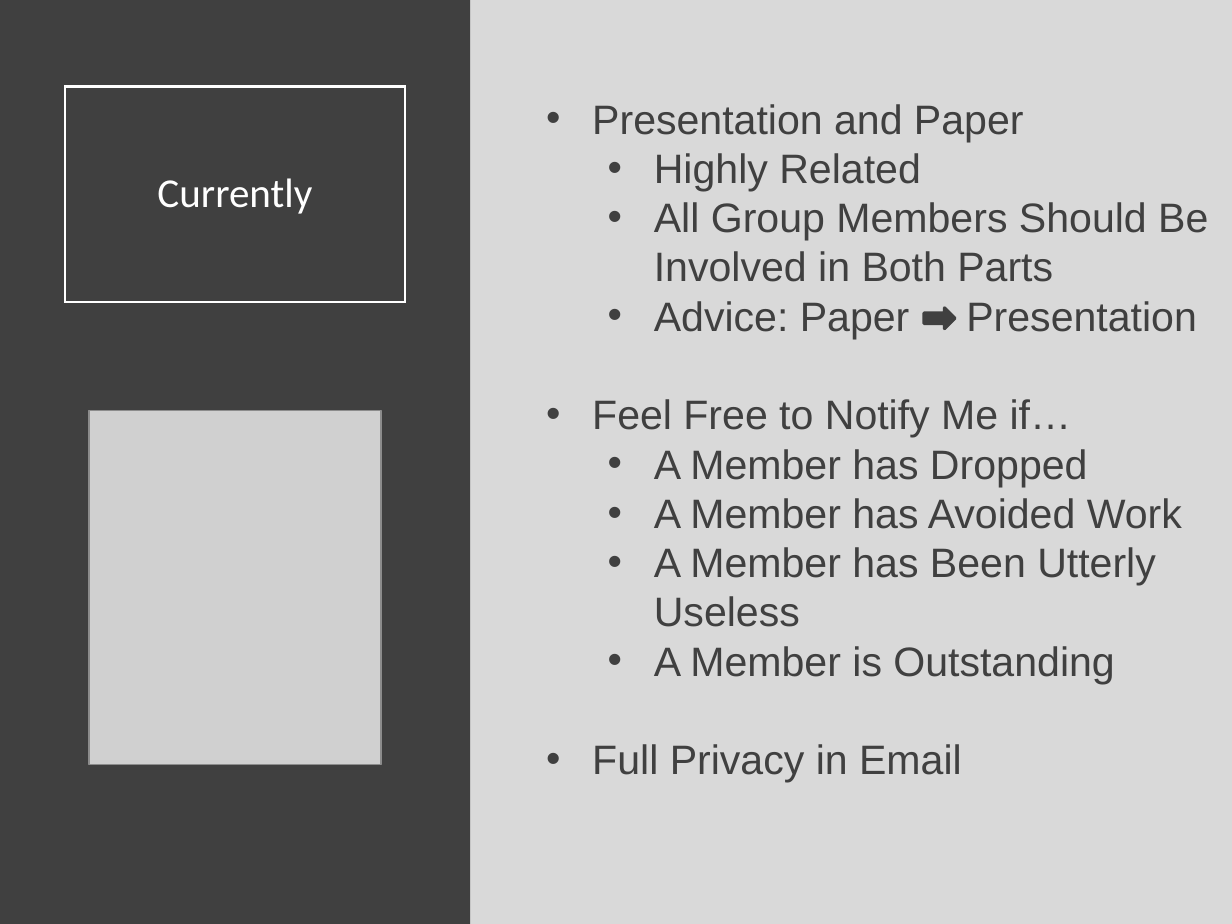
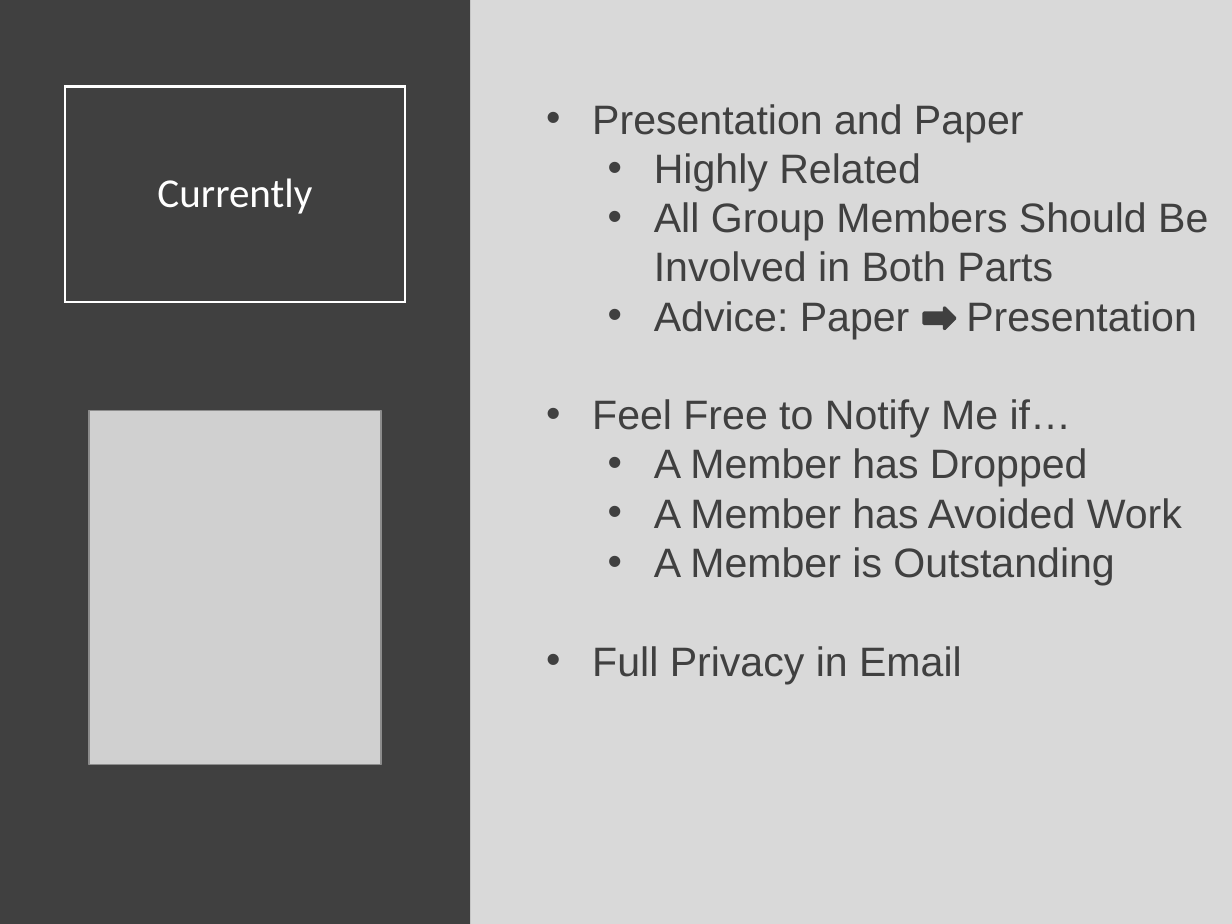
Before and after one commit to SuperMarioGiacomazzo/STOR320_WEBSITE, a slide deck: slide 3 of Lecture/Final Project 2/Final_Project_2_Lecture.pptx. Drawn at 1232x924 pixels with LibreOffice and Linux fonts; fonts in the diff are those of the drawing; grey boxes stand for pictures. Boxes give left, top, right and bottom in pixels: in the first picture for what was removed or moved away, otherwise in the second. Text is boxed around its words. In the diff, an @@ line names an element or a change of style, - is before the commit and + after.

```diff
--- a/Lecture/Final Project 2/Final_Project_2_Lecture.pptx
+++ b/Lecture/Final Project 2/Final_Project_2_Lecture.pptx
@@ text at <box>654,547,1156,627</box>: paragraph removed @@
-  • A Member has Been Utterly Useless
```
Also in this commit, not shown: 2 other slides changed, 1 other file.
